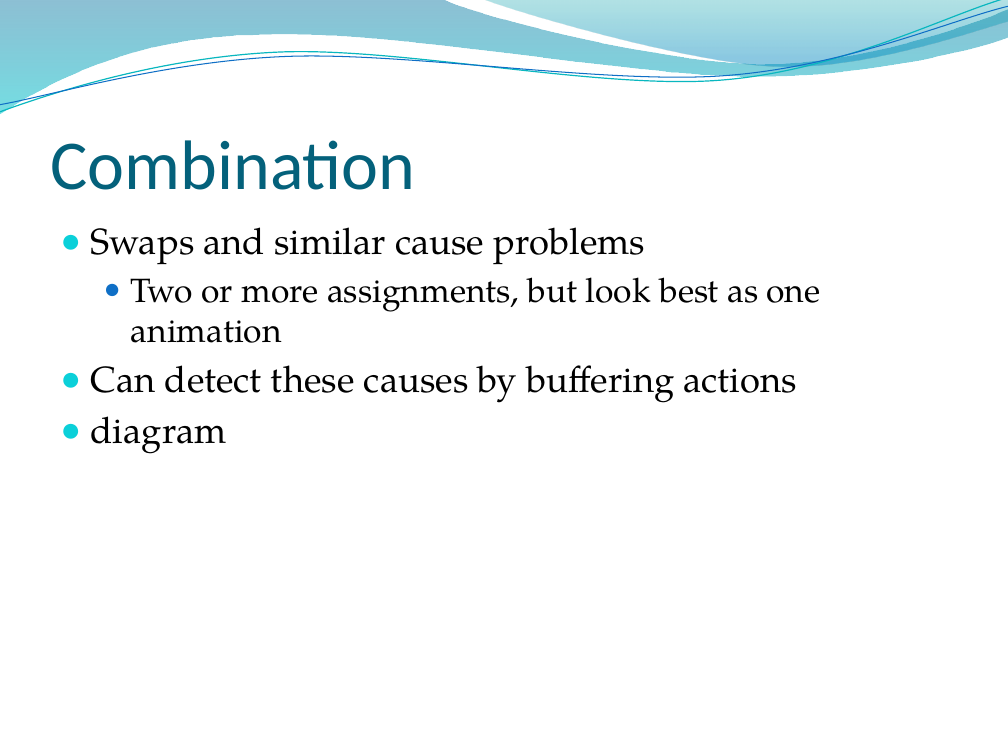
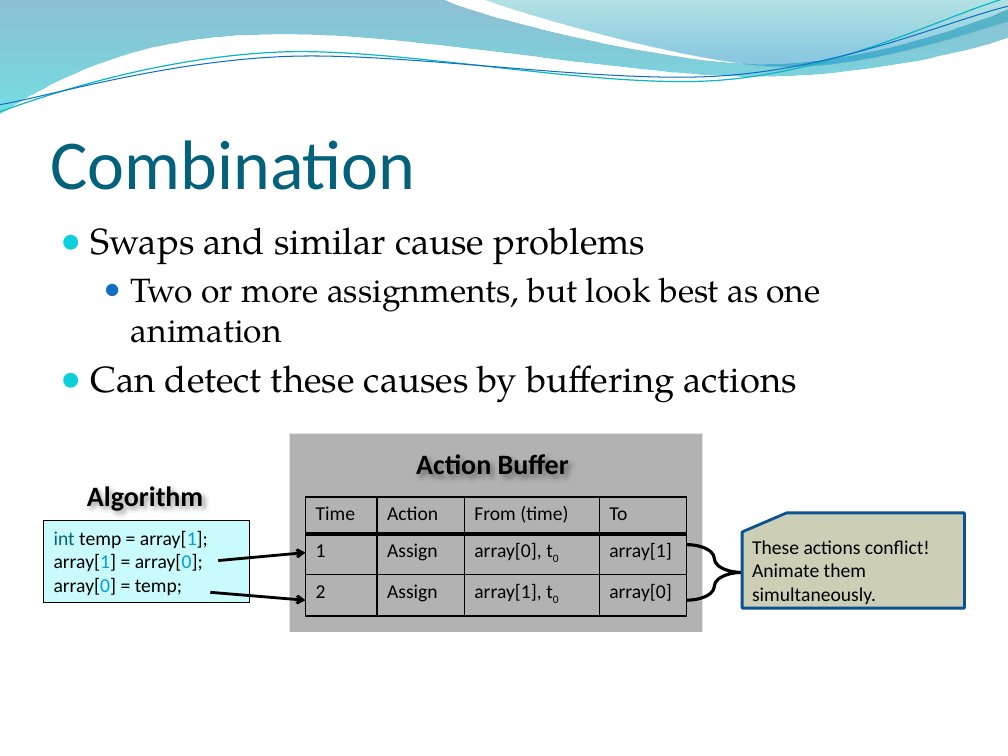
Before and after one commit to Seltzer/Algovis---Algorithm-Visualisation, a slide deck: slide 11 of docs/conference presentation - the real thing.pptx. Drawn at 1008x756 pixels with LibreOffice and Linux fonts; fonts in the diff are those of the drawing; background and template pictures are left out. Boxes give left, top, right and bottom in pixels: in the first picture for what was removed or moved away, otherwise in the second. Text is boxed around its words. In the diff, an @@ line names an element or a change of style, - is before the commit and + after.

Commit message:
Adding to combination slide.

```diff
--- a/docs/conference presentation - the real thing.pptx
+++ b/docs/conference presentation - the real thing.pptx
@@ text at [91,416,227,454]: paragraph removed @@
-● diagram
@@ rectangle added at [289,433,702,632], fill #B2B2B2 @@
@@ text added at [416,454,569,474], 20 pt, text #000000, bold @@
+Action Buffer
@@ text added at [87,483,203,513], 20 pt, text #000000, bold @@
+Algorithm
@@ table added at [305,497,687,616], 3 rows, 4 columns @@
+Time | Action | From (time) | To
+1 | Assign | array[0], t0 | array[1]
+2 | Assign | array[1], t0 | array[0]
@@ rectangle added at [43,521,250,603], fill #C9FAFC, outline #000000 0.75 pt, 14 pt, text #000000 @@
+int temp = array[1];
+array[1] = array[0];
+array[0] = temp;
@@ flow chart punched card added at [742,513,964,608], fill #CDCEB6, outline #0B5292 2 pt, 14 pt, text #000000 @@
+These actions conflict!
+Animate them simultaneously.
@@ arrow added from (219, 560) to (305, 552), #000000 2 pt @@
@@ right brace added at [686,544,742,600], outline #000000 2.25 pt @@
@@ arrow added from (211, 593) to (305, 600), #000000 2 pt @@
```
